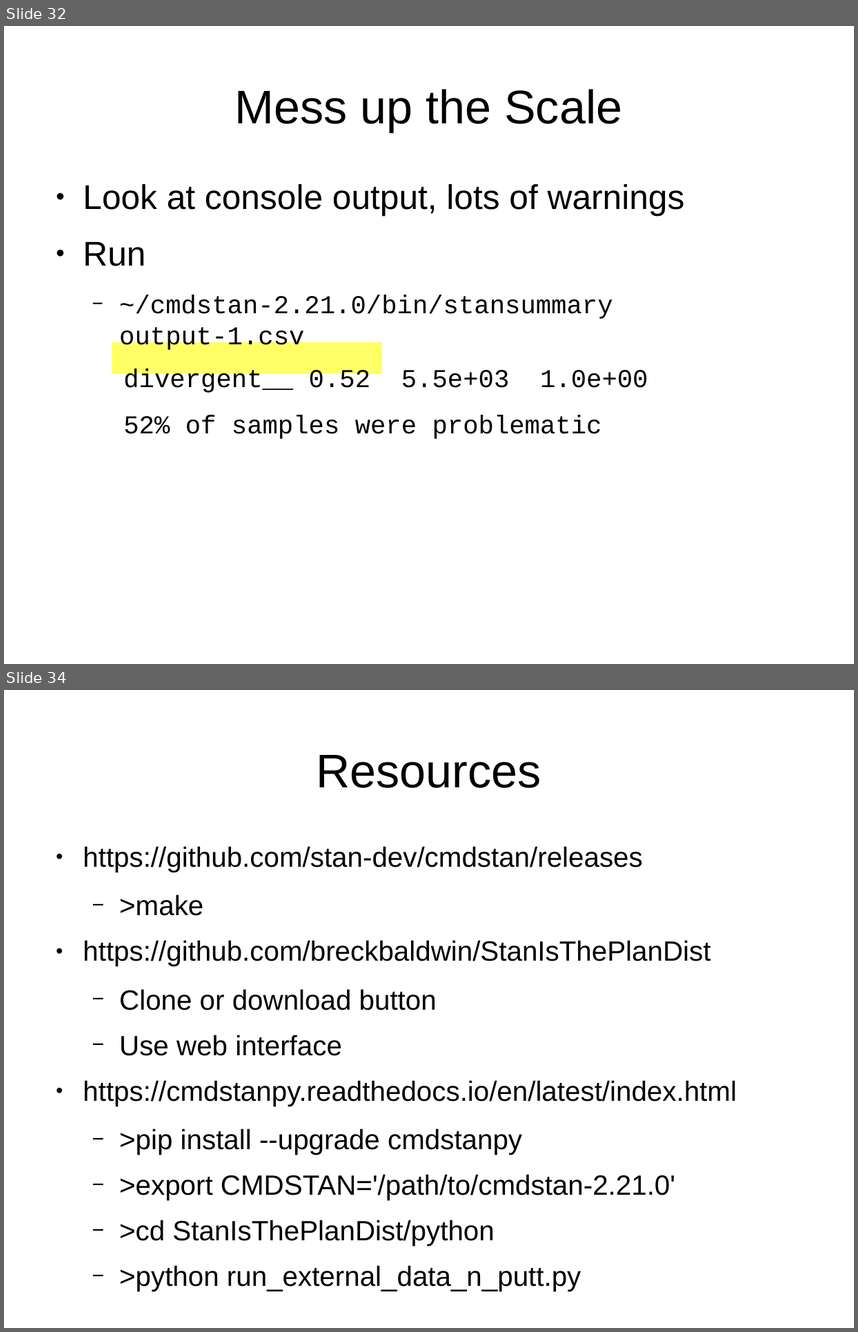
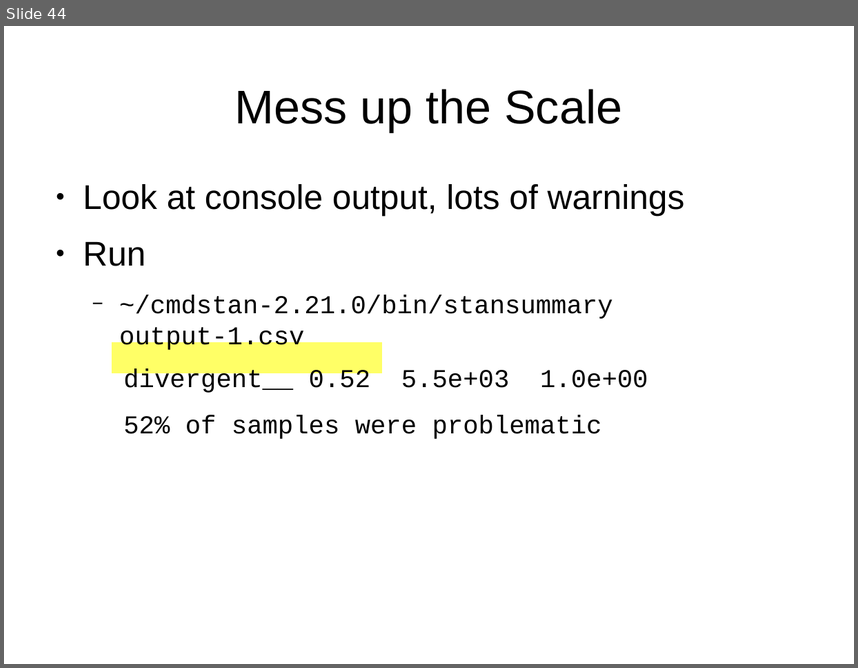
Before and after one commit to breckbaldwin/StanIsThePlanDist, a slide deck: slides/StanIsThePlanPyData.odp. Shown one above the other, each under a label of ours: slides 32 and 34 before the commit, slide 44 after it; the slides between them are not shown. The pictures are 858x1332 and 858x668 pixels, drawn with LibreOffice and Linux fonts; fonts in the diff are those of the drawing. Boxes give left, top, right and bottom in pixels: in the first picture for what was removed or moved away, otherwise in the second. Text is boxed around its words. In the diff, an @@ line names an element or a change of style, - is before the commit and + after.

```diff
--- a/slides/StanIsThePlanPyData.odp
+++ b/slides/StanIsThePlanPyData.odp
@@ slide 34 removed at (4, 690, 854, 1328), background #FFFFFF @@
@@ title removed at (317, 755, 542, 788) @@
-Resources
@@ text removed at (83, 846, 737, 1291) @@
-● https://github.com/stan-dev/cmdstan/releases
-  − >make
-● https://github.com/breckbaldwin/StanIsThePlanDist
-  − Clone or download button
-  − Use web interface
-● https://cmdstanpy.readthedocs.io/en/latest/index.html
-  − >pip install --upgrade cmdstanpy
-  − >export CMDSTAN='/path/to/cmdstan-2.21.0'
-  − >cd StanIsThePlanDist/python
-  − >python run_external_data_n_putt.py
@@ what was slide 32 is now slide 44 @@
```
Also in this commit, not shown: 3 slides changed, 12 slides added, 13 other slides removed.
